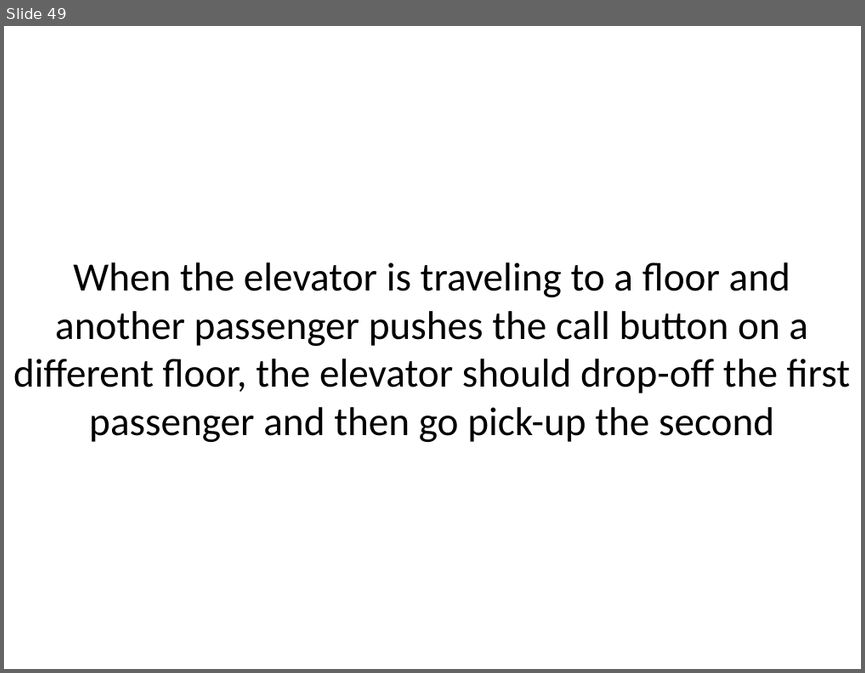
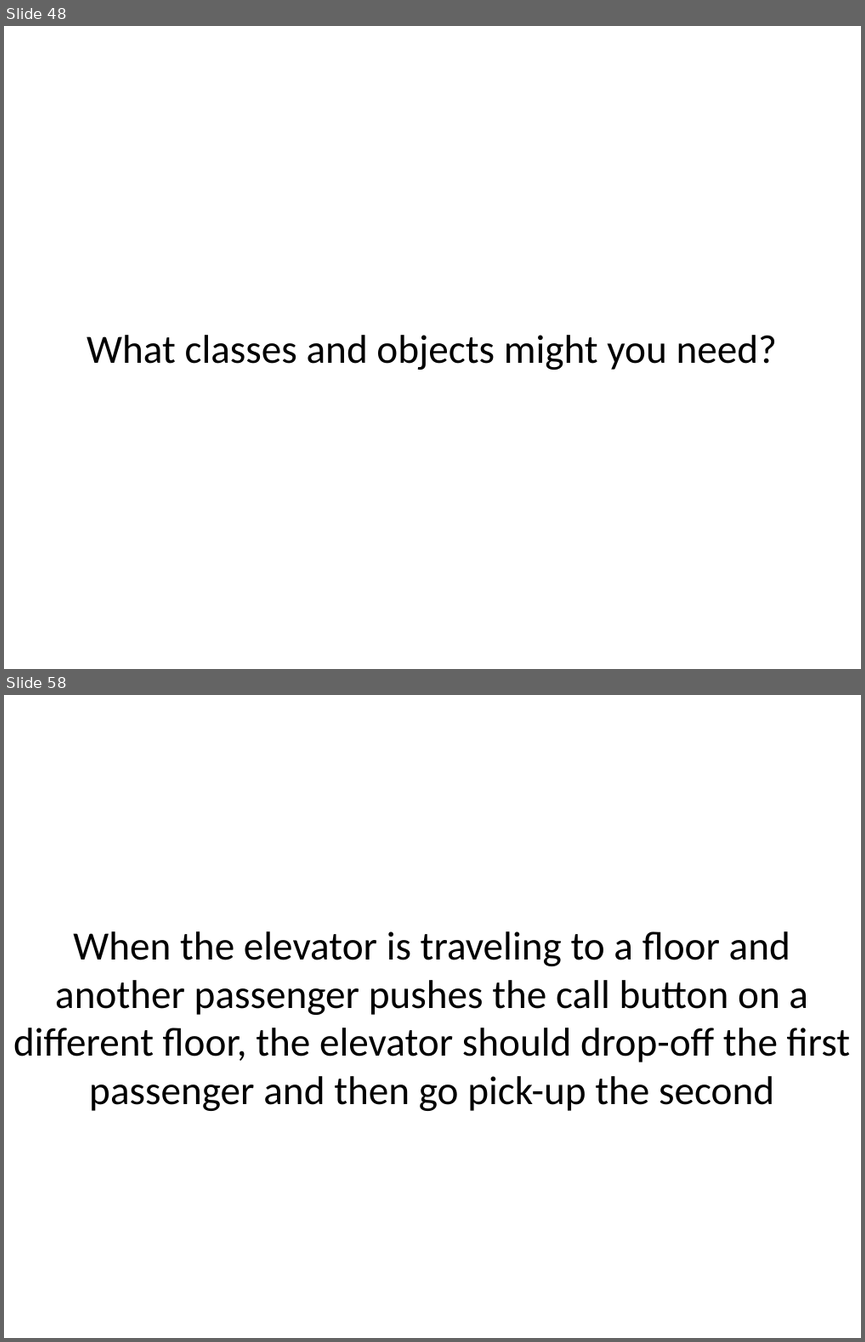
Before and after one commit to sl4mmy/presentations, a slide deck: tao-of-test-driven-development/tao-of-test-driven-development.ppt. Shown one above the other, each under a label of ours: slide 49 before the commit, slides 48 and 58 after it; the slides between them are not shown. The pictures are 865x673 and 865x1342 pixels, drawn with LibreOffice and Linux fonts; fonts in the diff are those of the drawing. Boxes give left, top, right and bottom in pixels: in the first picture for what was removed or moved away, otherwise in the second. Text is boxed around its words. In the diff, an @@ line names an element or a change of style, - is before the commit and + after.

```diff
--- a/tao-of-test-driven-development/tao-of-test-driven-development.ppt
+++ b/tao-of-test-driven-development/tao-of-test-driven-development.ppt
@@ slide 48 added at (4, 26, 861, 669), background #FFFFFF @@
@@ text added at (86, 335, 777, 369), 48 pt, text #000000 @@
+What classes and objects might you need?
@@ what was slide 49 is now slide 58 @@
```
Also in this commit, not shown: 8 slides changed, 8 other slides added, 4 other files.
